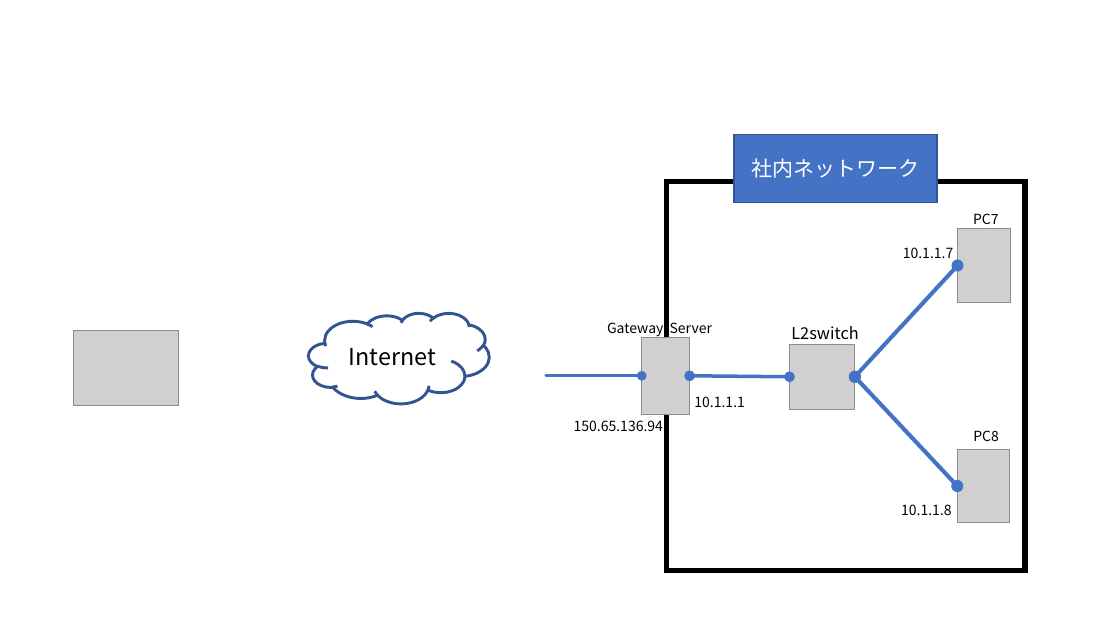
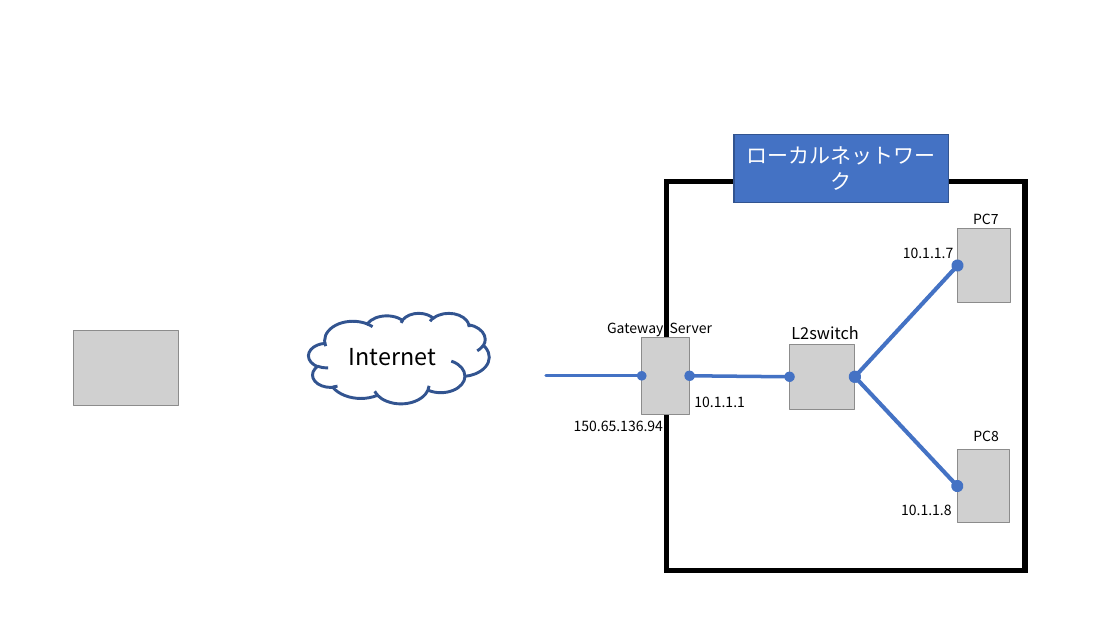
Before and after one commit to Alice-to-Bob/Graduate_School, a slide deck: slide 17 of SUBTHEME/graphs/network_archtecture.pptx (slide 16 before the commit). Drawn at 1120x630 pixels with LibreOffice and Linux fonts; fonts in the diff are those of the drawing; grey boxes stand for pictures. Boxes give left, top, right and bottom in pixels: in the first picture for what was removed or moved away, otherwise in the second. Text is boxed around its words. In the diff, an @@ line names an element or a change of style, - is before the commit and + after.

```diff
--- a/SUBTHEME/graphs/network_archtecture.pptx
+++ b/SUBTHEME/graphs/network_archtecture.pptx
@@ rectangle "ローカルネットワーク": place and size @@
-rectangle "ローカルネットワーク" at (734,134,938,202)
+rectangle "ローカルネットワーク" at (734,134,949,202)
@@ text in rectangle at (747,146,936,190): text changed @@
-社内ネットワーク
+ローカルネットワーク
```
Also in this commit, not shown: 1 slide added, 13 other files.
